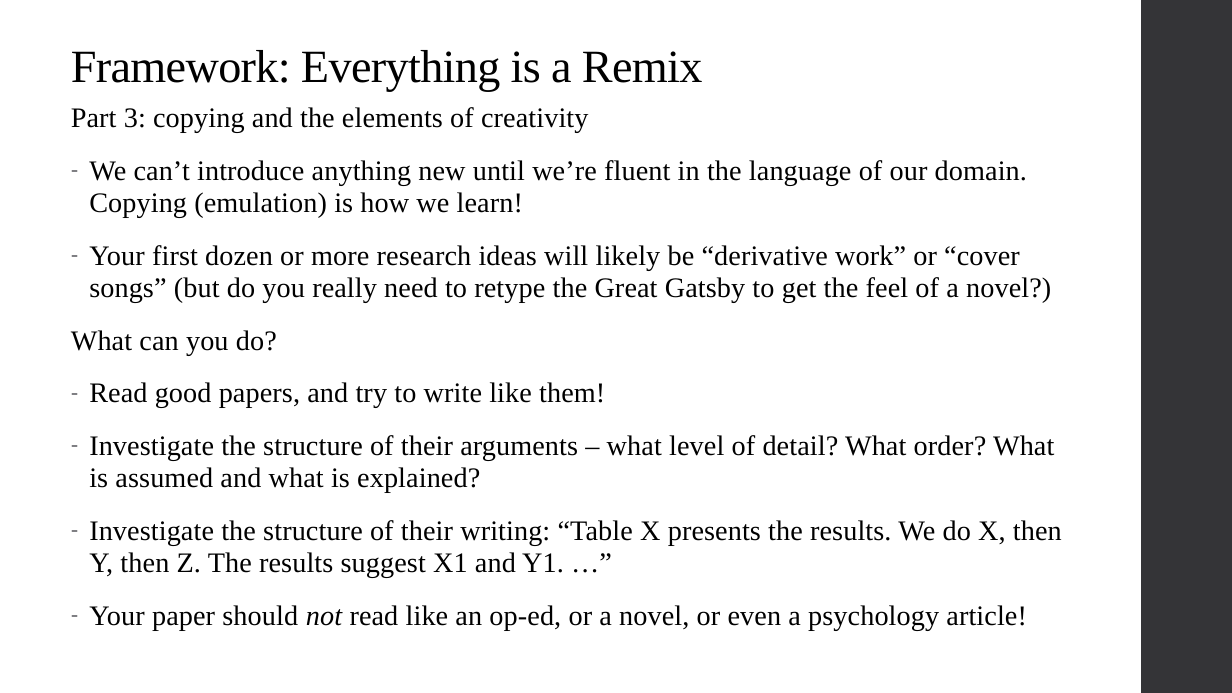
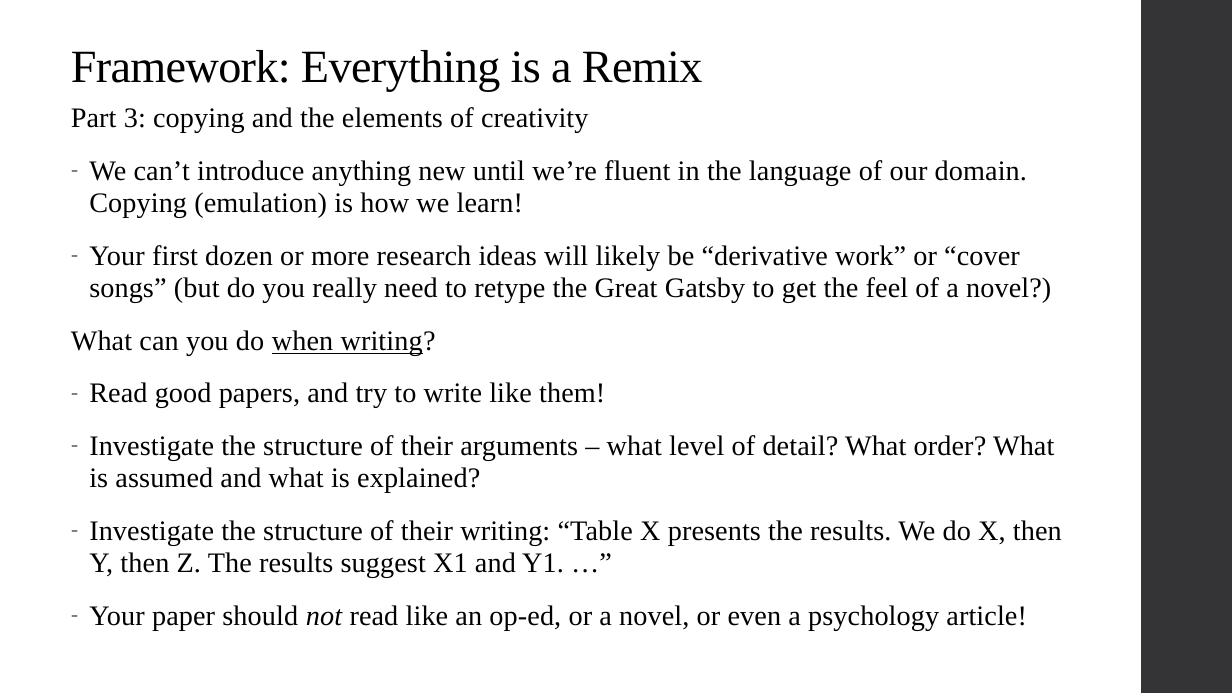
Before and after one commit to alex-hoagland/HAD5744, a slide deck: slide 46 of Lecture05_DataCleaning/Lecture5_DataCleaning-ResearchDesign.pptx (slide 40 before the commit). Drawn at 1232x693 pixels with LibreOffice and Linux fonts; fonts in the diff are those of the drawing. Boxes give left, top, right and bottom in pixels: in the first picture for what was removed or moved away, otherwise in the second. Text is boxed around its words. In the diff, an @@ line names an element or a change of style, - is before the commit and + after.

Commit message:
Updates to Lecture 5 and correction for Assignment 2
Updated Lecture 5 R code and slides. Typo correction for Assignment2.pdf

```diff
--- a/Lecture05_DataCleaning/Lecture5_DataCleaning-ResearchDesign.pptx
+++ b/Lecture05_DataCleaning/Lecture5_DataCleaning-ResearchDesign.pptx
@@ text at (71,330,436,355): text changed @@
-What can you do?
+What can you do when writing?
```
Also in this commit, not shown: 9 other slides changed, 6 slides added, 7 other files.
